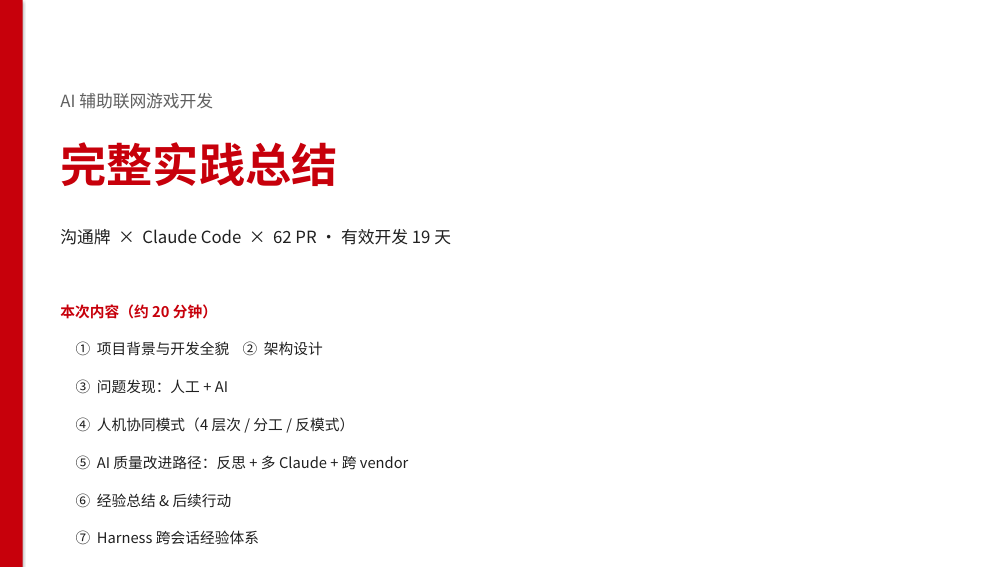
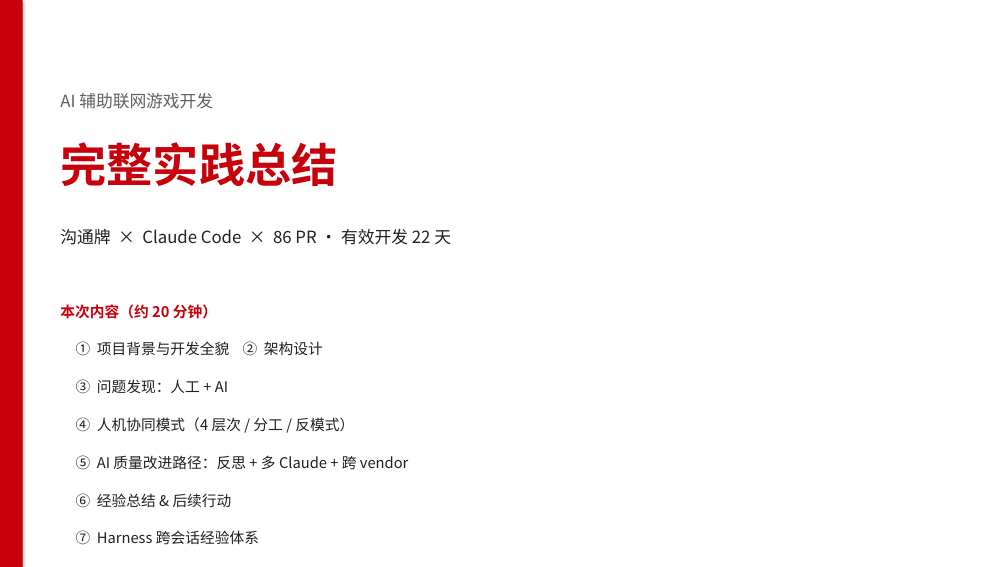
Before and after one commit to berming/AndroidAPP, a slide deck: slide 1 of docs/dev_summary.pptx. Drawn at 1008x567 pixels with LibreOffice and Linux fonts; fonts in the diff are those of the drawing. Boxes give left, top, right and bottom in pixels: in the first picture for what was removed or moved away, otherwise in the second. Text is boxed around its words. In the diff, an @@ line names an element or a change of style, - is before the commit and + after.

```diff
--- a/docs/dev_summary.pptx
+++ b/docs/dev_summary.pptx
@@ text at (60, 229, 451, 245): text changed @@
-沟通牌 × Claude Code × 62 PR · 有效开发 19 天
+沟通牌 × Claude Code × 86 PR · 有效开发 22 天
```
Also in this commit, not shown: 3 other slides changed, 3 other files.
